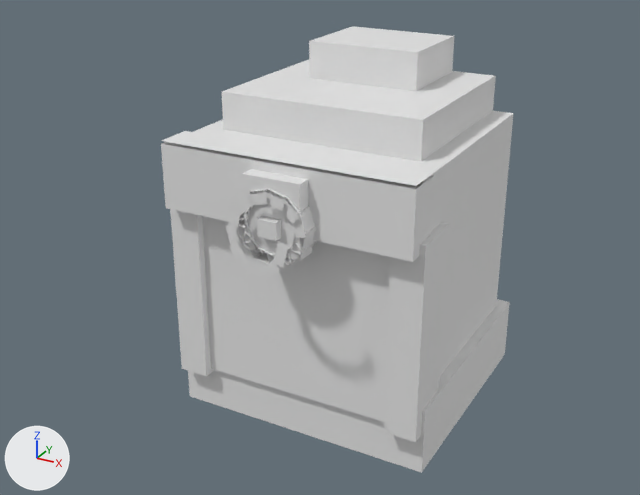
The OBJ model tools/armor_src/models/entity/vintner/helm_head.obj: old version first, new version second.
Both versions are drawn from a camera (50 mm lens) standing at (0.898, -1.755, 2.63) and looking at (-0.044, -0.043, 1.774). Lighting does not change. The marker at lower left points along +X, +Y and +Z. The first picture is the older version. Where no turn or scale is listed for an object, it has been applied to the vertices.

The older version as bpy lines, for what is in view:
```python
me_helm_head = bpy.data.meshes.new('helm_head')
me_helm_head.from_pydata(...)  # 260 vertices, 252 faces; spans x -0.319..0.319, y -0.403..0.356, z 1.375..2.237
ob_helm_head = bpy.data.objects.new('helm_head', me_helm_head)
ob_helm_head.location = (0.0, 0.0, 0.0)
```
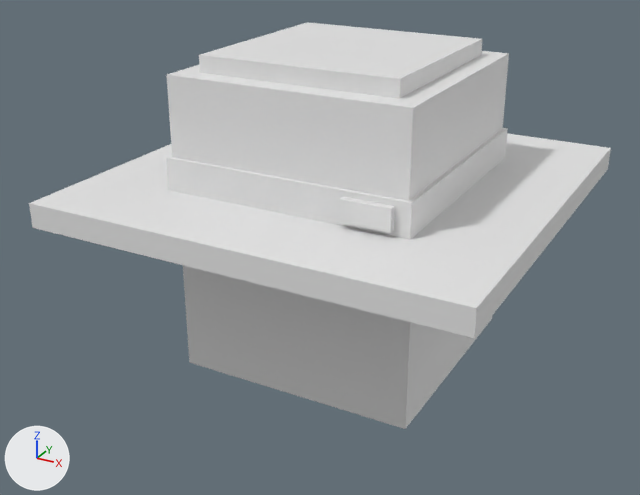
What differs and where, as boxes [x1, y1, x2, y2] in the pictures (640 x 495 px):
'helm_head', reshaped (65% wider, 9% shorter): before [161, 26, 514, 473]; after [29, 22, 611, 429]
part 1 of me_helm_head, added: after [183, 265, 493, 429]
part 2 of me_helm_head, added: after [29, 133, 611, 338]
part 3 of me_helm_head, added: after [167, 51, 509, 201]
part 4 of me_helm_head, added: after [199, 22, 482, 99]
part 5 of me_helm_head, added: after [339, 197, 395, 233]
part 6 of me_helm_head, deleted: before [161, 26, 510, 473]
part 7 of me_helm_head, built on: before [161, 111, 514, 422]; after [166, 128, 508, 240]

The edits, one by one:
me_helm_head is used by ob_helm_head; location (0.0, 0.0, 0.0).
me_helm_head had 260 vertices, 252 faces and spanned x -0.319..0.319, y -0.403..0.356, z 1.375..2.237.
me_helm_head now has 76 vertices, 108 faces and spans x -0.5..0.5, y -0.5..0.5, z 1.5..2.25.
me_helm_head part 1: a new loose piece, a box spanning x -0.287..0.287, y -0.262..0.313, z 1.5..1.938.
me_helm_head part 2: a new loose piece, a box spanning x -0.5..0.5, y -0.5..0.5, z 1.9..1.956.
me_helm_head part 3: a new loose piece, a box spanning x -0.281..0.281, y -0.281..0.281, z 1.95..2.213.
me_helm_head part 4: a new loose piece, a box spanning x -0.231..0.231, y -0.231..0.231, z 2.206..2.25.
me_helm_head part 5: a new loose piece, a box spanning x 0.144..0.256, y -0.306..-0.287, z 1.969..2.019.
me_helm_head part 6: 42 loose pieces with 244 vertices, spanning x -0.319..0.319, y -0.403..0.356, z 1.375..2.237, are deleted.
Part 7, on me_helm_head:
16 vertices are removed from x -0.3..0.3, y -0.294..0.319, z 1.487..2.062.
22 faces are deleted.
6 vertices are added at (-0.291, -0.291, 2.031), (-0.291, -0.291, 1.95), (-0.291, 0.291, 1.95), (-0.291, 0.291, 2.031), (-0.291, -0.291, 1.944), (-0.291, 0.291, 1.944).
6 new vertices lie (0.582, 0.0, 0.0) away from vertices in x -0.291, y -0.291..0.291, z 1.944..2.031.
12 new faces join them.
Other edits to the shape of me_helm_head do not show in these pictures.
